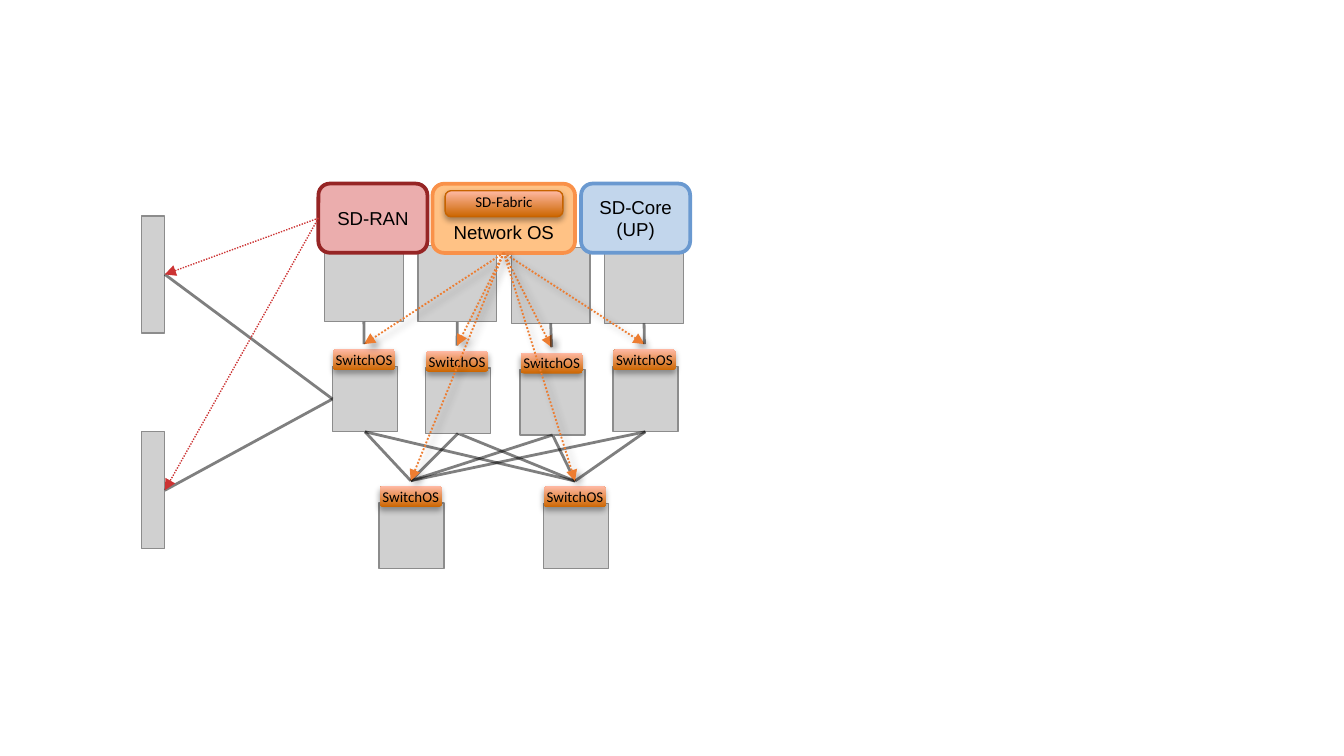
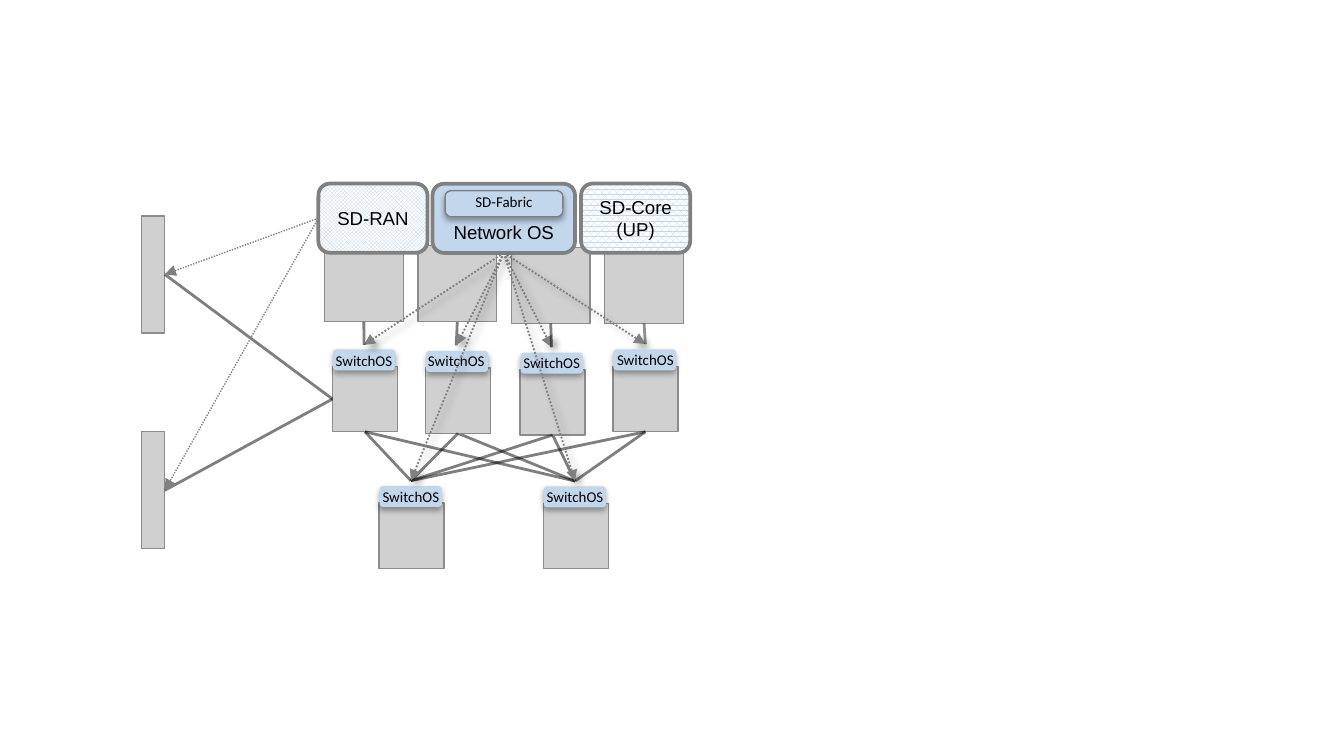
Before and after one commit to SystemsApproach/ops, a slide deck: slide 3 of figures.pptx. Drawn at 1344x756 pixels with LibreOffice and Linux fonts; fonts in the diff are those of the drawing; grey boxes stand for pictures. Boxes give left, top, right and bottom in pixels: in the first picture for what was removed or moved away, otherwise in the second. Text is boxed around its words. In the diff, an @@ line names an element or a change of style, - is before the commit and + after.

```diff
--- a/figures.pptx
+++ b/figures.pptx
@@ rounded rectangle "SD-RAN" at bbox=[319, 184, 427, 253]: fill #EBADAD to pattern #C2D6EC on #FFFFFF; outline #972626 2 pt to #808080 2 pt @@
@@ rounded rectangle "Network OS" at bbox=[433, 184, 575, 253]: fill #FFC285 to #C2D6EC; outline #F99149 2 pt to #808080 2 pt @@
@@ rounded rectangle "SD-Fabric" at bbox=[445, 191, 563, 216]: fill gradient #CC6600 to #FFB9A5 to #C2D6EC; outline #C86400 0.75 pt to #808080 0.75 pt @@
@@ rounded rectangle "SD-Core" at bbox=[581, 184, 689, 253]: fill #C2D6EC to pattern #C2D6EC on #FFFFFF; outline #6A99D0 2 pt to #808080 2 pt @@
@@ arrow (319, 218) - (165, 274): stroke #CC3333 0.75 pt dashed to #808080 0.75 pt dashed @@
@@ arrow (319, 218) - (165, 491): stroke #CC3333 0.75 pt dashed to #808080 0.75 pt dashed @@
@@ arrow (504, 253) - (364, 345): stroke #ED7D31 1 pt dashed to #808080 1 pt dashed @@
@@ arrow (504, 253) - (411, 481): stroke #ED7D31 1 pt dashed to #808080 1 pt dashed @@
@@ arrow (504, 253) - (456, 345): stroke #ED7D31 1 pt dashed to #808080 1 pt dashed @@
@@ arrow (504, 253) - (645, 344): stroke #ED7D31 1 pt dashed to #808080 1 pt dashed @@
@@ arrow (504, 253) - (551, 347): stroke #ED7D31 1 pt dashed to #808080 1 pt dashed @@
@@ arrow (504, 253) - (575, 481): stroke #ED7D31 1 pt dashed to #808080 1 pt dashed @@
@@ line (645, 344) - (644, 324): stroke #000000 1.5 pt to #262626 1.5 pt @@
@@ fill gradient #CC6600 to #FFB9A5 to #C2D6EC in 6 elements at bbox=[426, 351, 488, 372], bbox=[333, 349, 395, 371], bbox=[379, 487, 441, 508], bbox=[544, 487, 606, 508], bbox=[520, 352, 582, 374], bbox=[613, 349, 676, 371] @@
```
Also in this commit, not shown: 13 other slides changed, 24 other files.
